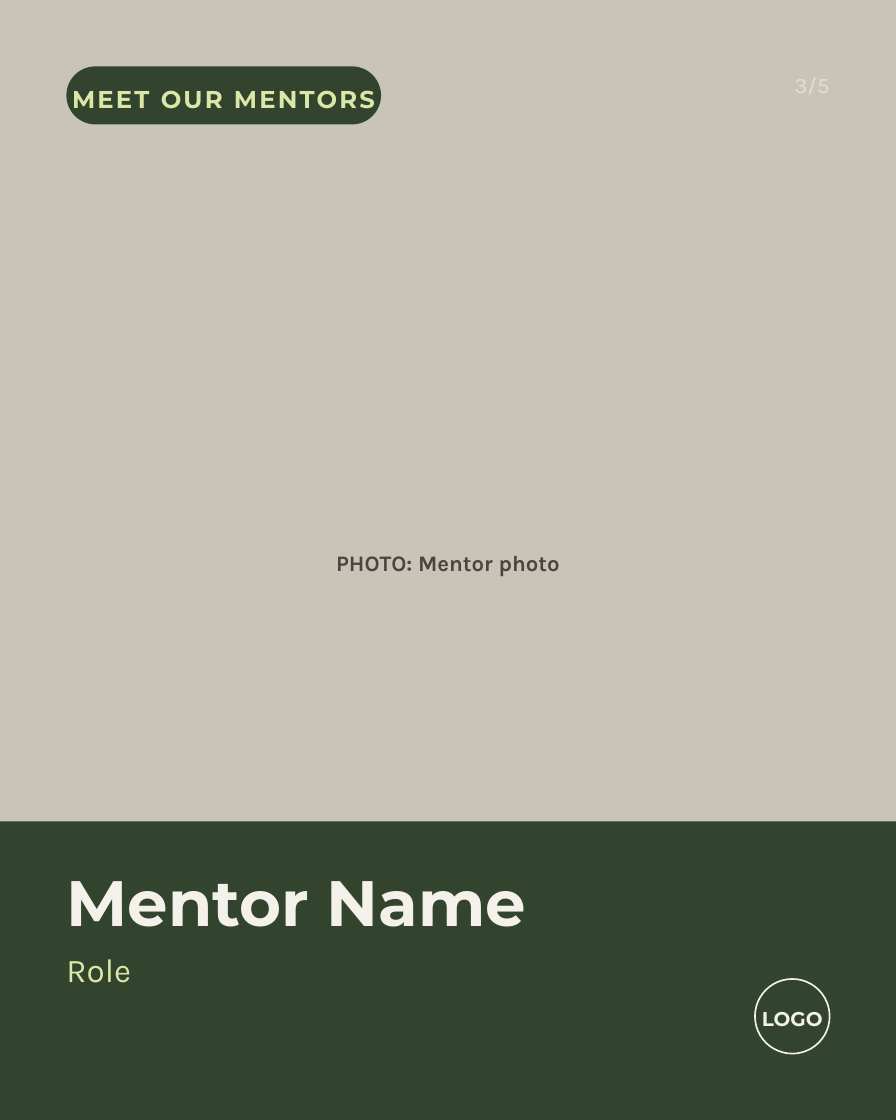
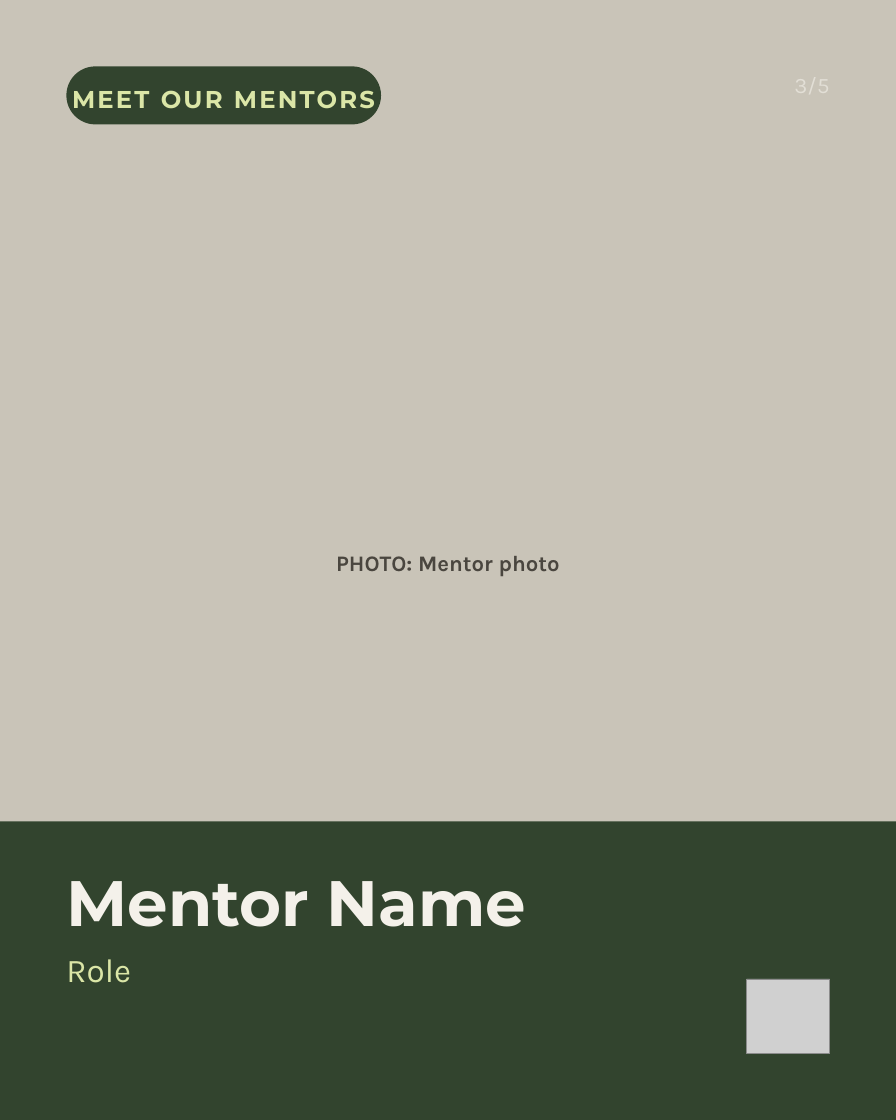
Before and after one commit to linneamoritznyc/SFW-SocialMedia, a slide deck: slide 3 of templates/posts/october/_templates/4-mentor.pptx. Drawn at 896x1120 pixels with LibreOffice and Linux fonts; fonts in the diff are those of the drawing; grey boxes stand for pictures. Boxes give left, top, right and bottom in pixels: in the first picture for what was removed or moved away, otherwise in the second. Text is boxed around its words. In the diff, an @@ line names an element or a change of style, - is before the commit and + after.

```diff
--- a/templates/posts/october/_templates/4-mentor.pptx
+++ b/templates/posts/october/_templates/4-mentor.pptx
@@ picture added at (x1=746, y1=979, x2=829, y2=1054) @@
@@ ellipse removed at (x1=755, y1=979, x2=830, y2=1054) @@
@@ text removed at (x1=762, y1=1012, x2=823, y2=1026) @@
-LOGO
```
Also in this commit, not shown: 2 other slides changed, 41 other files.
